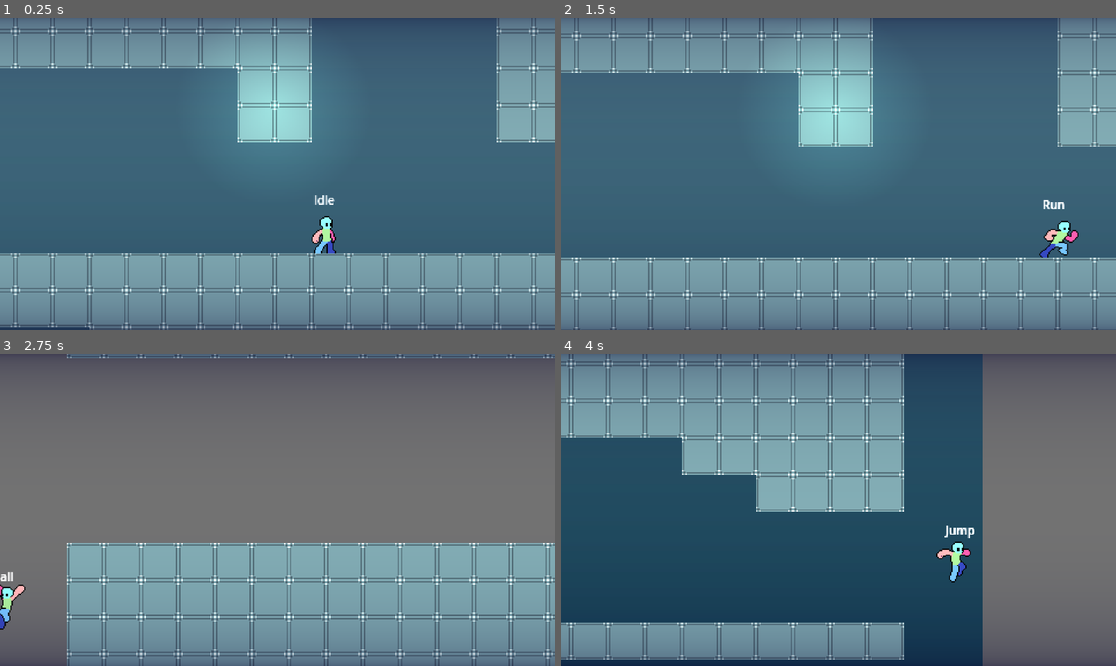
Above: before the commit, frames 1-4 (two rows, left to right).
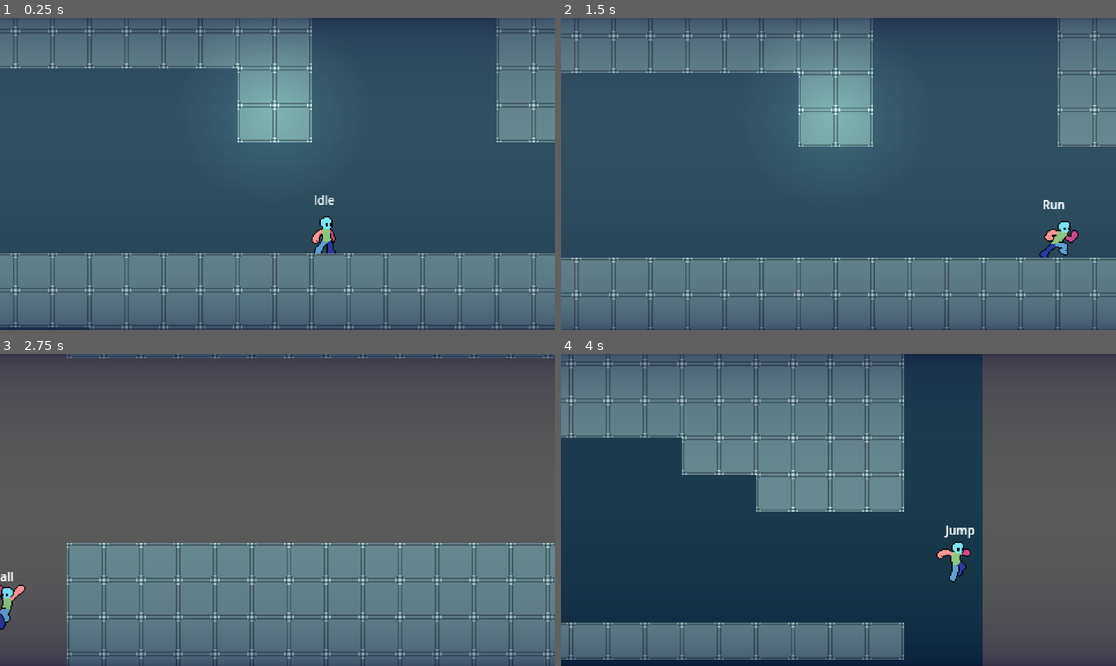
Above: after the commit, the same moments.

Repository: TianJunShi1/harry-forge
Game: Godot game, scene res://main.tscn
The game is run twice, just before and just after one commit, with the same random seed, the same clock (stepped at 60 frames per second) and the same inputs.
Inputs (mouse positions are in pixels of both pictures, inside the frame that each line leads up to):
- Up to frame 1 (0.25 s): no input
- Up to frame 2 (1.5 s): move the mouse to (960, 158) at 0.52 s; hold D (right) from 0.53 s (still down); tap Shift (run) at 0.6, 1.35 s; tap Space (jump) at 0.77 s; move the mouse to (727, 189) at 1.27 s
- Up to frame 3 (2.75 s): tap Space (jump) at 1.52 s; move the mouse to (333, 441) at 2.02 s; release D (right) at 2.03 s; hold A (left) from 2.03 s (still down); tap Shift (run) at 2.1 s
- Up to frame 4 (4 s): move the mouse to (810, 572) at 2.77 s; release A (left) at 2.78 s; hold D (right) from 2.78 s (still down); tap Shift (run) at 2.85, 3.6 s; tap Space (jump) at 3.02, 3.77 s; move the mouse to (1005, 556) at 3.52 s

The runs differ from the first frame. In frame 1, 74% of the frame differs, in the area x 0-100%, y 0-100%; in frame 2, 72%; in frame 3, 33%; in frame 4, 29%.

Commit message:
brightness 默认值降回 1.2，减少发白
1.5 过度提亮导致中间色调向白偏移，1.2 更保守。
Inspector 可按需调整。

https://claude.ai/code/session_01Nep7k7bm9abyPcpCngC5Ws

Diff:
--- a/general/camera/pixel_renderer.tscn
+++ b/general/camera/pixel_renderer.tscn
@@ -27,7 +27,7 @@
 
 [sub_resource type="ShaderMaterial" id="ShaderMaterial_fx"]
 shader = SubResource("Shader_fx")
-shader_parameter/brightness = 1.5
+shader_parameter/brightness = 1.2
 shader_parameter/contrast = 1.05
 shader_parameter/vignette_strength = 0.6
 shader_parameter/vignette_color = Color(0, 0, 0, 1)
--- a/general/scripts/pixel_renderer.gd
+++ b/general/scripts/pixel_renderer.gd
@@ -20,7 +20,7 @@
 
 @export_group("Atmosphere")
 @export var atmosphere_color: Color = Color(1, 1, 1, 1)
-@export_range(0.5, 2.0, 0.05) var brightness: float = 1.5
+@export_range(0.5, 2.0, 0.05) var brightness: float = 1.2
 @export_range(0.5, 2.0, 0.05) var contrast: float = 1.05
 @export_range(0.0, 1.0, 0.05) var vignette: float = 0.6
 @export var vignette_color: Color = Color(0, 0, 0, 1)
